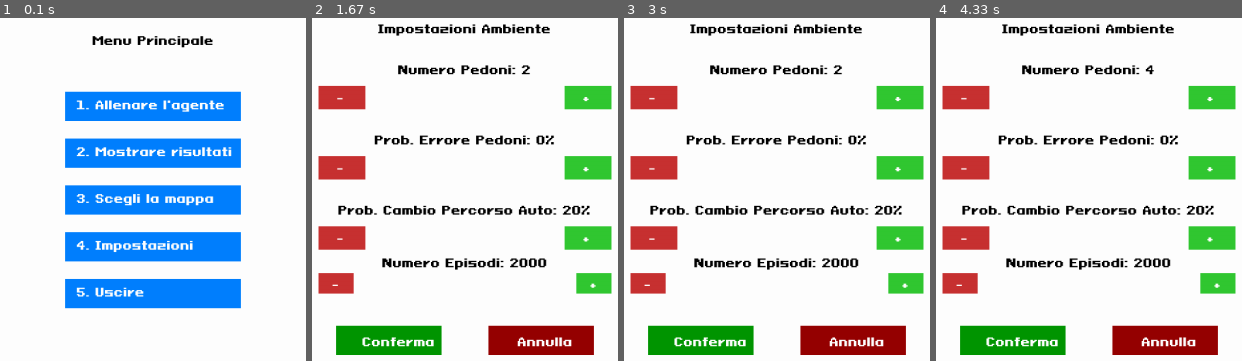
Above: before the commit, frames 1-4 (left to right).
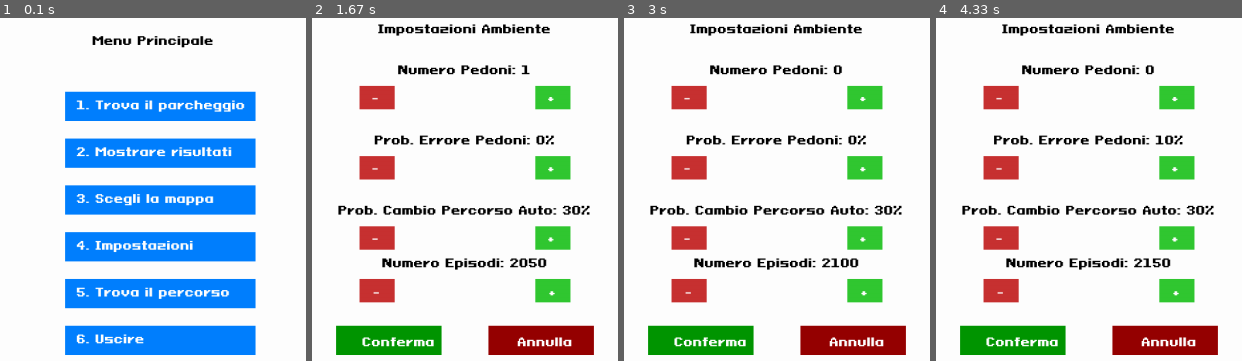
Above: after the commit, the same moments.

Repository: Luke-1310/Thesis
Game: pygame game, started from Progetto Tesi Privitera/q_learning_training.py
The game is run twice, just before and just after one commit, with the same random seed, the same clock (stepped at 60 frames per second) and the same inputs.
Inputs (mouse positions are in pixels of both pictures, inside the frame that each line leads up to):
- Up to frame 1 (0.1 s): no input
- Up to frame 2 (1.67 s): click (465, 237) at 0.38 s; click "+" at 0.72 s; click "+" at 1.05 s; click (569, 278) at 1.38 s
- Up to frame 3 (3 s): click "-" at 2.22 s; click "+" at 2.55 s
- Up to frame 4 (4.33 s): click "+" at 3.38 s; click "+" at 3.72 s

The runs differ from the first frame. In frame 1, 9.2% of the frame differs, in the area x 21-84%, y 21-99%; in frame 2, 13%; in frame 3, 13%; in frame 4, 14%, in the area x 1-99%, y 13-84%.

Commit message:
piccolo  fix

Diff:
--- a/Progetto Tesi Privitera/q_learning_training.py
+++ b/Progetto Tesi Privitera/q_learning_training.py
@@ -195,11 +195,12 @@
 def show_menu(screen, font):
 
     buttons = [
-        {"text": "1. Allenare l'agente", "action": "train"},
+        {"text": "1. Trova il parcheggio", "action": "train"},
         {"text": "2. Mostrare risultati", "action": "show"},
         {"text": "3. Scegli la mappa", "action": "select_map"},
         {"text": "4. Impostazioni", "action": "settings"},
-        {"text": "5. Uscire", "action": "exit"}
+        {"text": "5. Trova il percorso", "action": "null"},
+        {"text": "6. Uscire", "action": "exit"}
     ]
 
     button_rects = []
@@ -213,7 +214,7 @@
     y = 150
 
     for button in buttons:
-        rect = pygame.Rect(screen.get_width() // 2 - 150, y, 300, 50)
+        rect = pygame.Rect(screen.get_width() // 2 - 150, y, 325, 50)
         pygame.draw.rect(screen, (0, 128, 255), rect)  # Rettangolo blu
         text_surface = font.render(button["text"], True, (255, 255, 255))  # Solo testo bianco
         screen.blit(text_surface, (rect.x + 20, rect.y + 10))
@@ -427,19 +428,26 @@
     while setting:
 
         screen.fill((255, 255, 255))
-
         draw_text(screen, "Impostazioni Ambiente", 0, 30, font, (0, 0, 0), center=True)
+
+        #Parametri per creare un layout uniforme
+        button_width = 60
+        button_height = 40
+        center_x = screen.get_width() // 2
+        button_spacing = 300  #Distanza tra bottoni - e +
 
         #Sezione per i pedoni
         y_start = 100
         draw_text(screen, f"Numero Pedoni: {num_pedoni}", 0, y_start, font, (0, 0, 0), center=True)
 
         #Bottoni pedoni
-        pedoni_less_rect = pygame.Rect(screen.get_width() // 2 - 250, y_start + 40, 80, 40)
-        pedoni_more_rect = pygame.Rect(screen.get_width() // 2 + 170, y_start + 40, 80, 40)
-
-        pygame.draw.rect(screen, (200, 50, 50), pedoni_less_rect)    # Rosso
-        pygame.draw.rect(screen, (50, 200, 50), pedoni_more_rect)    # Verde
+        # pedoni_less_rect = pygame.Rect(screen.get_width() // 2 - 250, y_start + 40, 80, 40)
+        # pedoni_more_rect = pygame.Rect(screen.get_width() // 2 + 170, y_start + 40, 80, 40)
+        pedoni_less_rect = pygame.Rect(center_x - button_spacing//2 - button_width//2, y_start + 40, button_width, button_height)
+        pedoni_more_rect = pygame.Rect(center_x + button_spacing//2 - button_width//2, y_start + 40, button_width, button_height)
+
+        pygame.draw.rect(screen, (200, 50, 50), pedoni_less_rect)    #Rosso
+        pygame.draw.rect(screen, (50, 200, 50), pedoni_more_rect)    #Verde
 
         draw_text(screen, "-", pedoni_less_rect.centerx - 8, pedoni_less_rect.centery - 10, font, (255, 255, 255))
         draw_text(screen, "+", pedoni_more_rect.centerx - 8, pedoni_more_rect.centery - 10, font, (255, 255, 255))
@@ -449,11 +457,11 @@
         draw_text(screen, f"Prob. Errore Pedoni: {error_prob_pedoni:.0%}", 0, y_start, font, (0, 0, 0), center=True)
 
         #Bottoni errore pedoni
-        err_ped_less_rect = pygame.Rect(screen.get_width() // 2 - 250, y_start + 40, 80, 40)
-        err_ped_more_rect = pygame.Rect(screen.get_width() // 2 + 170, y_start + 40, 80, 40)
-
-        pygame.draw.rect(screen, (200, 50, 50), err_ped_less_rect)   # Rosso
-        pygame.draw.rect(screen, (50, 200, 50), err_ped_more_rect)   # Verde
+        err_ped_less_rect = pygame.Rect(center_x - button_spacing//2 - button_width//2, y_start + 40, button_width, button_height)
+        err_ped_more_rect = pygame.Rect(center_x + button_spacing//2 - button_width//2, y_start + 40, button_width, button_height)
+
+        pygame.draw.rect(screen, (200, 50, 50), err_ped_less_rect)
+        pygame.draw.rect(screen, (50, 200, 50), err_ped_more_rect)
 
         draw_text(screen, "-", err_ped_less_rect.centerx - 8, err_ped_less_rect.centery - 10, font, (255, 255, 255))
         draw_text(screen, "+", err_ped_more_rect.centerx - 8, err_ped_more_rect.centery - 10, font, (255, 255, 255))
@@ -463,11 +471,11 @@
         draw_text(screen, f"Prob. Cambio Percorso Auto: {prob_change_auto:.0%}", 0, y_start, font, (0, 0, 0), center=True)
 
         #Bottoni cambio percorso auto
-        auto_less_rect = pygame.Rect(screen.get_width() // 2 - 250, y_start + 40, 80, 40)
-        auto_more_rect = pygame.Rect(screen.get_width() // 2 + 170, y_start + 40, 80, 40)
-
-        pygame.draw.rect(screen, (200, 50, 50), auto_less_rect)      # Rosso
-        pygame.draw.rect(screen, (50, 200, 50), auto_more_rect)      # Verde
+        auto_less_rect = pygame.Rect(center_x - button_spacing//2 - button_width//2, y_start + 40, button_width, button_height)
+        auto_more_rect = pygame.Rect(center_x + button_spacing//2 - button_width//2, y_start + 40, button_width, button_height)
+
+        pygame.draw.rect(screen, (200, 50, 50), auto_less_rect)
+        pygame.draw.rect(screen, (50, 200, 50), auto_more_rect)
 
         draw_text(screen, "-", auto_less_rect.centerx - 8, auto_less_rect.centery - 10, font, (255, 255, 255))
         draw_text(screen, "+", auto_more_rect.centerx - 8, auto_more_rect.centery - 10, font, (255, 255, 255))
@@ -477,8 +485,8 @@
         draw_text(screen, f"Numero Episodi: {num_episodi}", 0, y_start, font, (0, 0, 0), center=True)
 
         #Bottoni numero episodi
-        episodi_less_rect = pygame.Rect(screen.get_width() // 2 - 250, y_start + 30, 60, 35)
-        episodi_more_rect = pygame.Rect(screen.get_width() // 2 + 190, y_start + 30, 60, 35)
+        episodi_less_rect = pygame.Rect(center_x - button_spacing//2 - button_width//2, y_start + 40, button_width, button_height)
+        episodi_more_rect = pygame.Rect(center_x + button_spacing//2 - button_width//2, y_start + 40, button_width, button_height)
 
         pygame.draw.rect(screen, (200, 50, 50), episodi_less_rect)
         pygame.draw.rect(screen, (50, 200, 50), episodi_more_rect)
@@ -664,7 +672,7 @@
 
     screen = pygame.display.set_mode((1536, 800))
     pygame.display.update()
-    pygame.display.set_caption("Find The Parking v.2")
+    pygame.display.set_caption("Traffic Learner")
     pygame.event.pump()#Forza aggiornamento della finestra
     font =  pygame.font.Font("Progetto Tesi Privitera/assets/PixeloidSansBold.ttf", 20)
 
